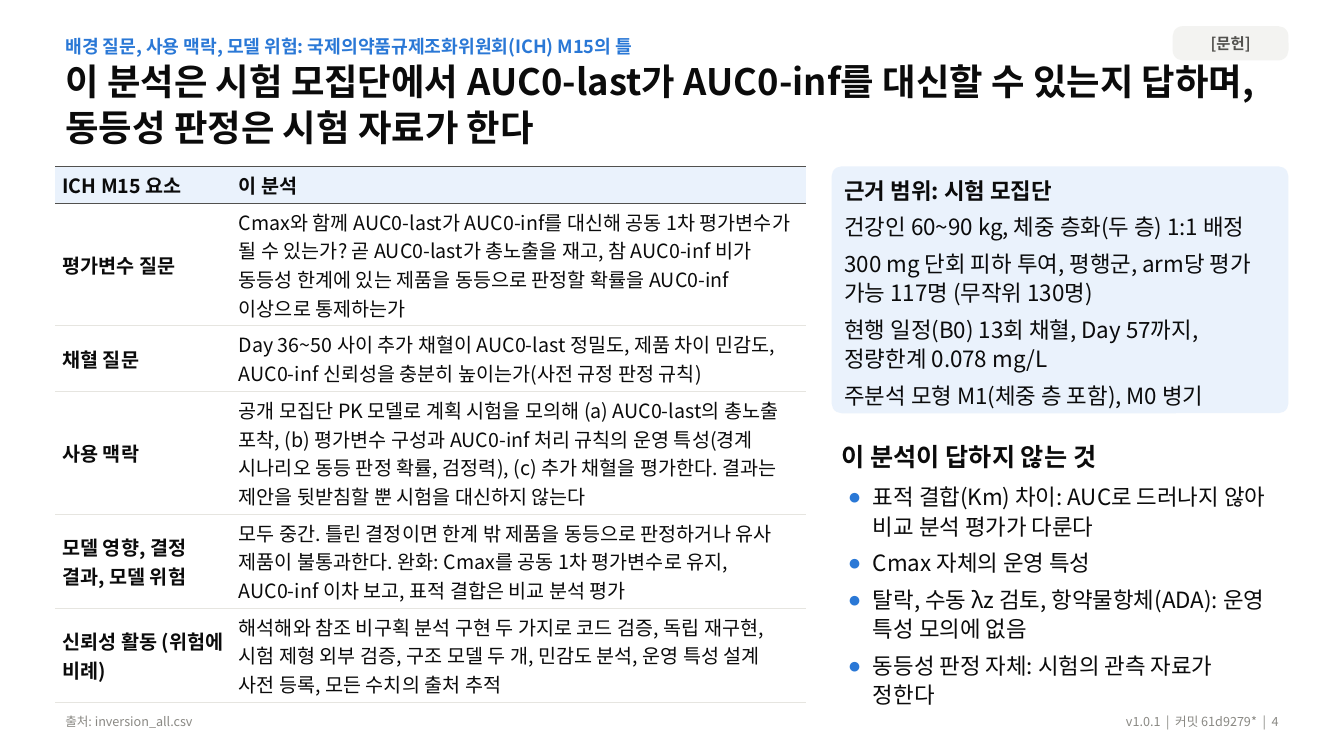
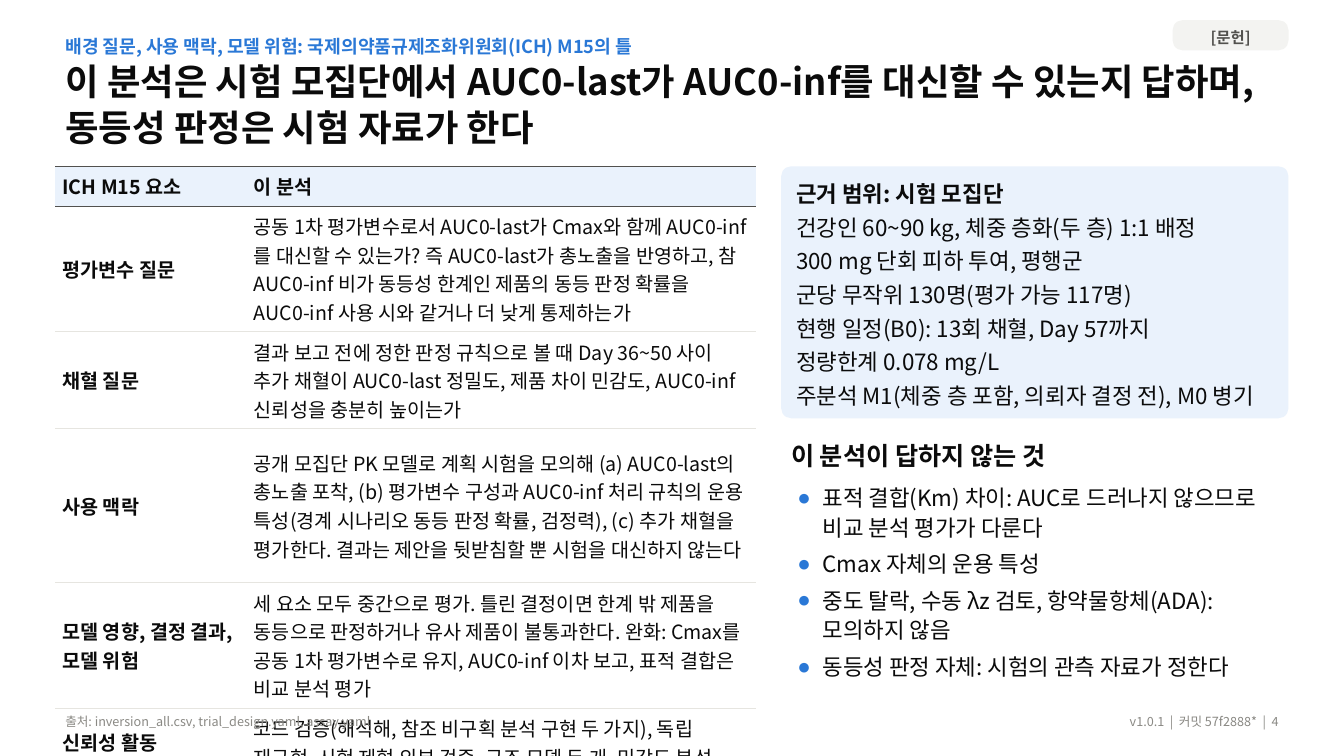
Before and after one commit to DHKQSP/dupilumab-sim, a slide deck: slide 4 of reports/deck/dupilumab_endpoint_results_v1.0.1.pptx. Drawn at 1344x756 pixels with LibreOffice and Linux fonts; fonts in the diff are those of the drawing. Boxes give left, top, right and bottom in pixels: in the first picture for what was removed or moved away, otherwise in the second. Text is boxed around its words. In the diff, an @@ line names an element or a change of style, - is before the commit and + after.

```diff
--- a/reports/deck/dupilumab_endpoint_results_v1.0.1.pptx
+++ b/reports/deck/dupilumab_endpoint_results_v1.0.1.pptx
@@ rounded rectangle "[문헌]": place and size @@
-rounded rectangle "[문헌]" at [1173, 26, 1289, 60]
+rounded rectangle "[문헌]" at [1173, 20, 1289, 50]
@@ rounded rectangle "[문헌]" at [1173, 20, 1289, 50]: proportions changed @@
@@ table at [55, 166, 756, 756] @@
-row 2, column 2: Cmax와 함께 AUC0‑last가 AUC0‑inf를 대신해 공동 1차 평가변수가 될 수 있는가? 곧 AUC0‑last가 총노출을 재고, 참 AUC0‑inf 비가 동등성 한계에 있는 제품을 동등으로 판정할 확률을 AUC0‑inf 이상으로 통제하는가
+row 2, column 2: 공동 1차 평가변수로서 AUC0‑last가 Cmax와 함께 AUC0‑inf를 대신할 수 있는가? 즉 AUC0‑last가 총노출을 반영하고, 참 AUC0‑inf 비가 동등성 한계인 제품의 동등 판정 확률을 AUC0‑inf 사용 시와 같거나 더 낮게 통제하는가
-row 3, column 2: Day 36~50 사이 추가 채혈이 AUC0‑last 정밀도, 제품 차이 민감도, AUC0‑inf 신뢰성을 충분히 높이는가(사전 규정 판정 규칙)
+row 3, column 2: 결과 보고 전에 정한 판정 규칙으로 볼 때 Day 36~50 사이 추가 채혈이 AUC0‑last 정밀도, 제품 차이 민감도, AUC0‑inf 신뢰성을 충분히 높이는가
-row 4, column 2: 공개 모집단 PK 모델로 계획 시험을 모의해 (a) AUC0‑last의 총노출 포착, (b) 평가변수 구성과 AUC0‑inf 처리 규칙의 운영 특성(경계 시나리오 동등 판정 확률, 검정력), (c) 추가 채혈을 평가한다. 결과는 제안을 뒷받침할 뿐 시험을 대신하지 않는다
+row 4, column 2: 공개 모집단 PK 모델로 계획 시험을 모의해 (a) AUC0‑last의 총노출 포착, (b) 평가변수 구성과 AUC0‑inf 처리 규칙의 운용 특성(경계 시나리오 동등 판정 확률, 검정력), (c) 추가 채혈을 평가한다. 결과는 제안을 뒷받침할 뿐 시험을 대신하지 않는다
-row 5, column 2: 모두 중간. 틀린 결정이면 한계 밖 제품을 동등으로 판정하거나 유사 제품이 불통과한다. 완화: Cmax를 공동 1차 평가변수로 유지, AUC0‑inf 이차 보고, 표적 결합은 비교 분석 평가
+row 5, column 2: 세 요소 모두 중간으로 평가. 틀린 결정이면 한계 밖 제품을 동등으로 판정하거나 유사 제품이 불통과한다. 완화: Cmax를 공동 1차 평가변수로 유지, AUC0‑inf 이차 보고, 표적 결합은 비교 분석 평가
-row 6, column 2: 해석해와 참조 비구획 분석 구현 두 가지로 코드 검증, 독립 재구현, 시험 제형 외부 검증, 구조 모델 두 개, 민감도 분석, 운영 특성 설계 사전 등록, 모든 수치의 출처 추적
+row 6, column 2: 코드 검증(해석해, 참조 비구획 분석 구현 두 가지), 독립 재구현, 시험 제형 외부 검증, 구조 모델 두 개, 민감도 분석, 사전 등록한 운용 특성 설계, 모든 수치의 출처 추적
@@ more space between paragraphs @@
@@ table: place and size @@
-table at [55, 166, 807, 700]
+table at [55, 166, 756, 756]
@@ rounded rectangle "근거 범위: 시험 모집단" at [781, 166, 1289, 418]: proportions changed @@
@@ rounded rectangle "근거 범위: 시험 모집단": place and size @@
-rounded rectangle "근거 범위: 시험 모집단" at [832, 166, 1289, 413]
+rounded rectangle "근거 범위: 시험 모집단" at [781, 166, 1289, 418]
@@ text in rounded rectangle at [796, 183, 1196, 241]: less space between paragraphs @@
@@ text in rounded rectangle at [796, 250, 1254, 409]: text changed @@
-300 mg 단회 피하 투여, 평행군, arm당 평가 가능 117명 (무작위 130명)
-현행 일정(B0) 13회 채혈, Day 57까지, 정량한계 0.078 mg/L
-주분석 모형 M1(체중 층 포함), M0 병기
+300 mg 단회 피하 투여, 평행군
+군당 무작위 130명(평가 가능 117명)
+현행 일정(B0): 13회 채혈, Day 57까지
+정량한계 0.078 mg/L
+주분석 M1(체중 층 포함, 의뢰자 결정 전), M0 병기
@@ text "이 분석이 답하지 않는 것": place and size @@
-text "이 분석이 답하지 않는 것" at [841, 445, 1096, 469]
+text "이 분석이 답하지 않는 것" at [791, 444, 1046, 468]
@@ text "표적 결합(Km) 차이: AUC로 드러나지 ...": place and size @@
-text "표적 결합(Km) 차이: AUC로 드러나지 ..." at [873, 486, 1265, 676]
+text "표적 결합(Km) 차이: AUC로 드러나지 ..." at [823, 487, 1256, 677]
@@ text at [823, 487, 1256, 640]: text changed @@
-● 표적 결합(Km) 차이: AUC로 드러나지 않아 비교 분석 평가가 다룬다
-● Cmax 자체의 운영 특성
-● 탈락, 수동 λz 검토, 항약물항체(ADA): 운영 특성 모의에 없음
+● 표적 결합(Km) 차이: AUC로 드러나지 않으므로 비교 분석 평가가 다룬다
+● Cmax 자체의 운용 특성
+● 중도 탈락, 수동 λz 검토, 항약물항체(ADA): 모의하지 않음
@@ text at [65, 715, 370, 730]: text changed @@
-출처: inversion_all.csv
+출처: inversion_all.csv, trial_design.yaml, assay.yaml
@@ text at [1130, 715, 1279, 727]: text changed @@
-v1.0.1 | 커밋 61d9279* | 4
+v1.0.1 | 커밋 57f2888* | 4
```
Also in this commit, not shown: 31 other slides changed, 21 other files.
